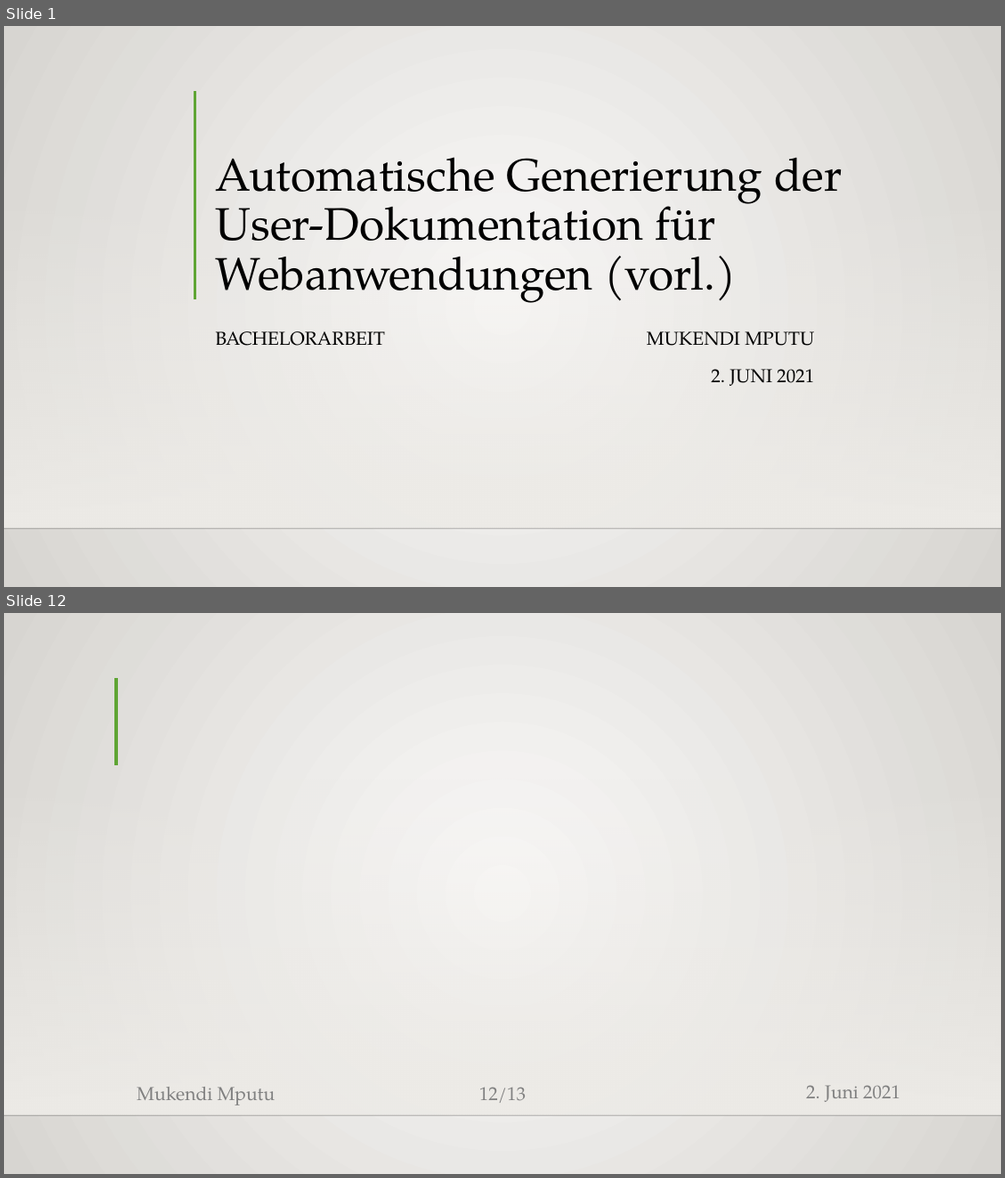
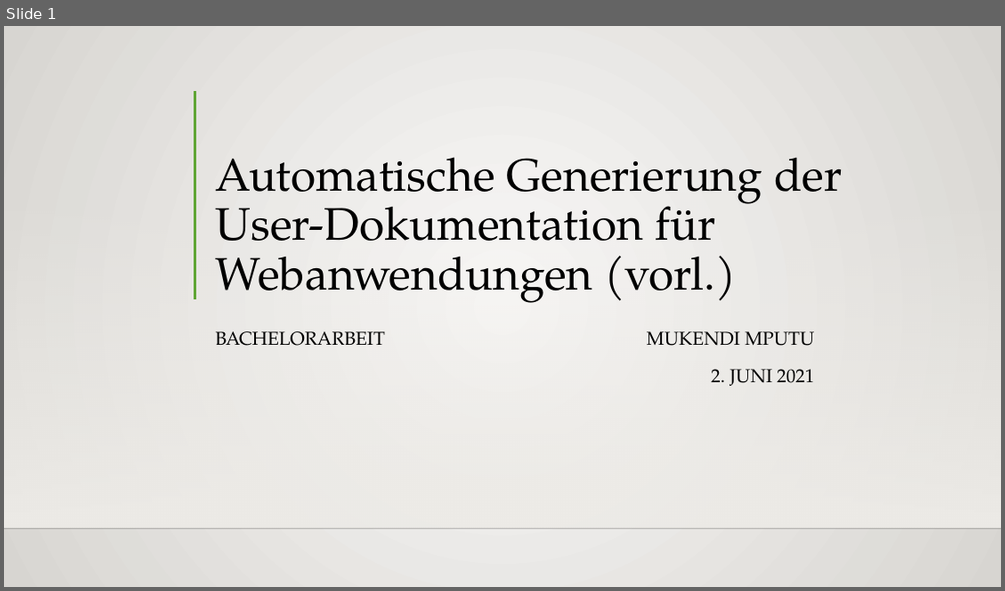
Before and after one commit to MukendiMputu/BachelorThesis, a slide deck: Proposalvortrag.pptx. Shown one above the other, each under a label of ours: slides 1 and 12 before the commit, slide 1 after it; the slides between them are not shown. The pictures are 1005x1178 and 1005x591 pixels, drawn with LibreOffice and Linux fonts; fonts in the diff are those of the drawing; background and template pictures are left out. Boxes give left, top, right and bottom in pixels: in the first picture for what was removed or moved away, otherwise in the second. Text is boxed around its words. In the diff, an @@ line names an element or a change of style, - is before the commit and + after.

```diff
--- a/Proposalvortrag.pptx
+++ b/Proposalvortrag.pptx
@@ slide 12 removed at <box>4,613,1001,1174</box>, background gradient #FAFAF9 to #D7D5D2; not listed: 2 template elements that a slide beside it also shows @@
@@ line removed from (116, 678) to (116, 765) @@
@@ text removed at <box>137,1086,275,1105</box> @@
-Mukendi Mputu
@@ page number removed at <box>479,1086,526,1103</box> @@
-12/13
@@ text removed at <box>806,1085,900,1102</box> @@
-2. Juni 2021
```
Also in this commit, not shown: 9 slides changed, 4 slides added, 1 other slide removed, 2 other files.
